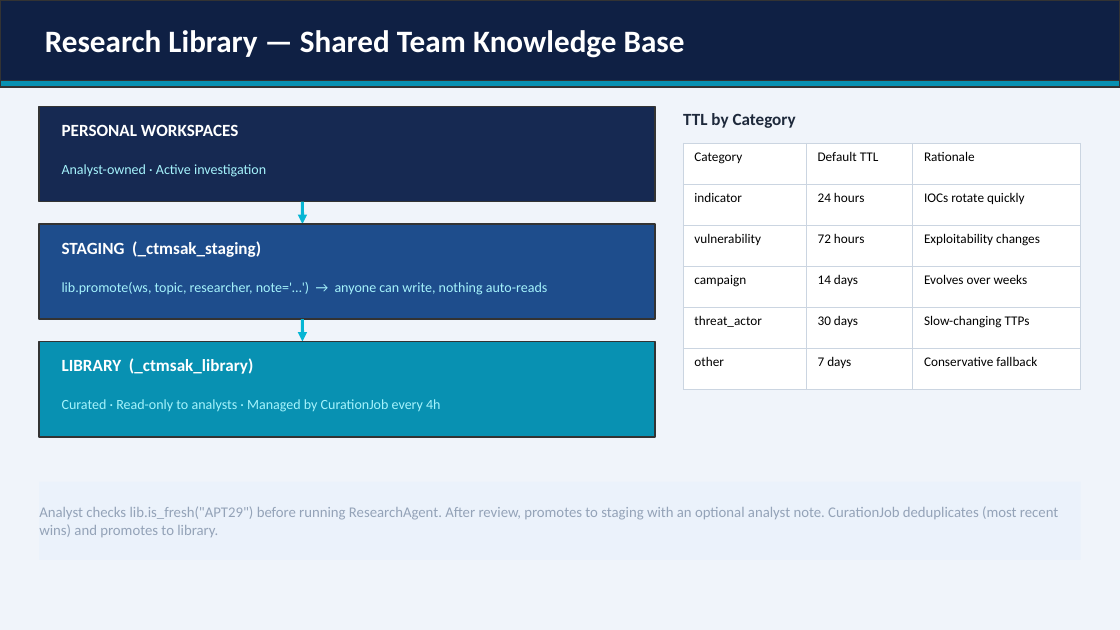
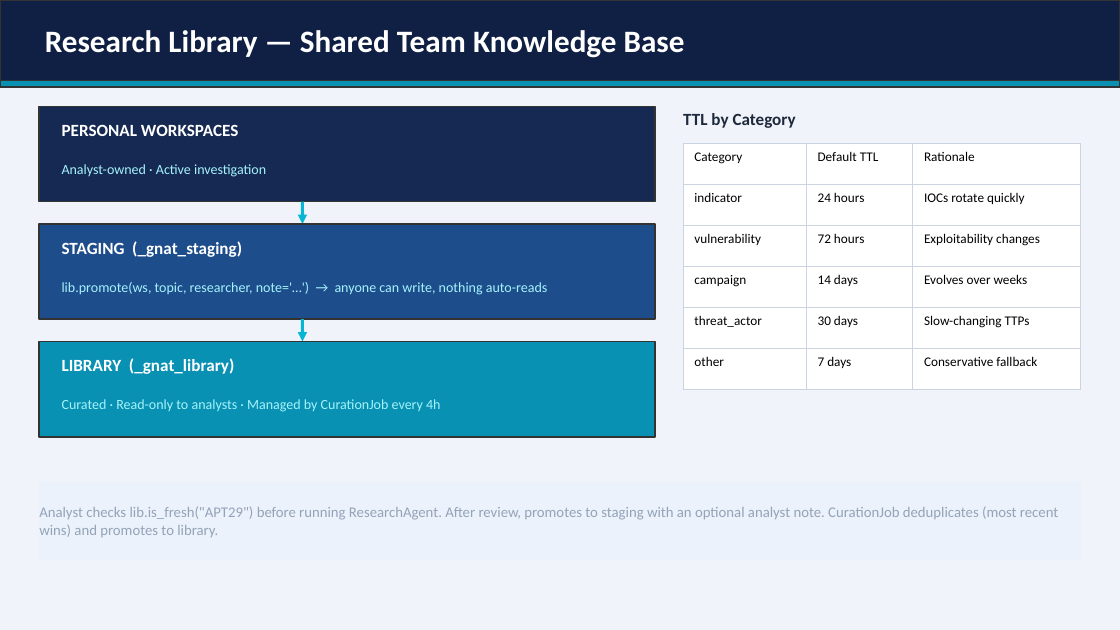
Before and after one commit to wrhalpin/GNAT, a slide deck: slide 10 of GNAT-Presentation.pptx. Drawn at 1120x630 pixels with LibreOffice and Linux fonts; fonts in the diff are those of the drawing. Boxes give left, top, right and bottom in pixels: in the first picture for what was removed or moved away, otherwise in the second. Text is boxed around its words. In the diff, an @@ line names an element or a change of style, - is before the commit and + after.

```diff
--- a/GNAT-Presentation.pptx
+++ b/GNAT-Presentation.pptx
@@ text at (62, 241, 242, 257): text changed @@
-STAGING (_ctmsak_staging)
+STAGING (_gnat_staging)
@@ text at (62, 358, 234, 374): text changed @@
-LIBRARY (_ctmsak_library)
+LIBRARY (_gnat_library)
```
Also in this commit, not shown: 9 other slides changed, 1 slide added.
